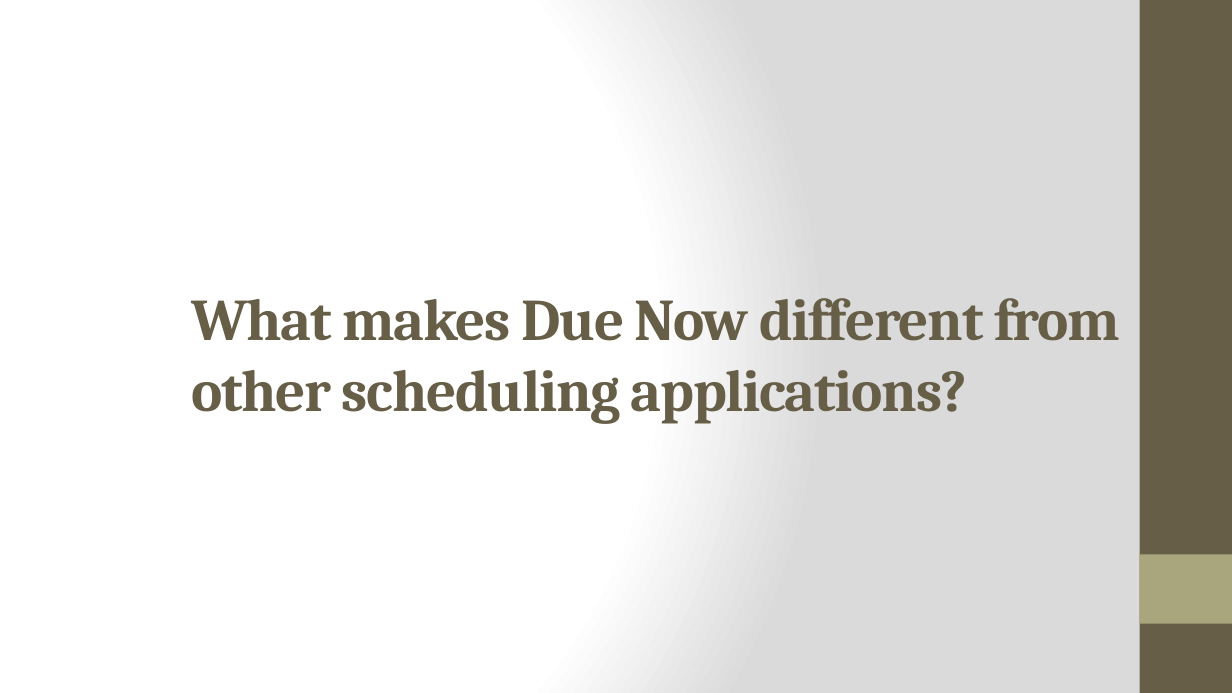
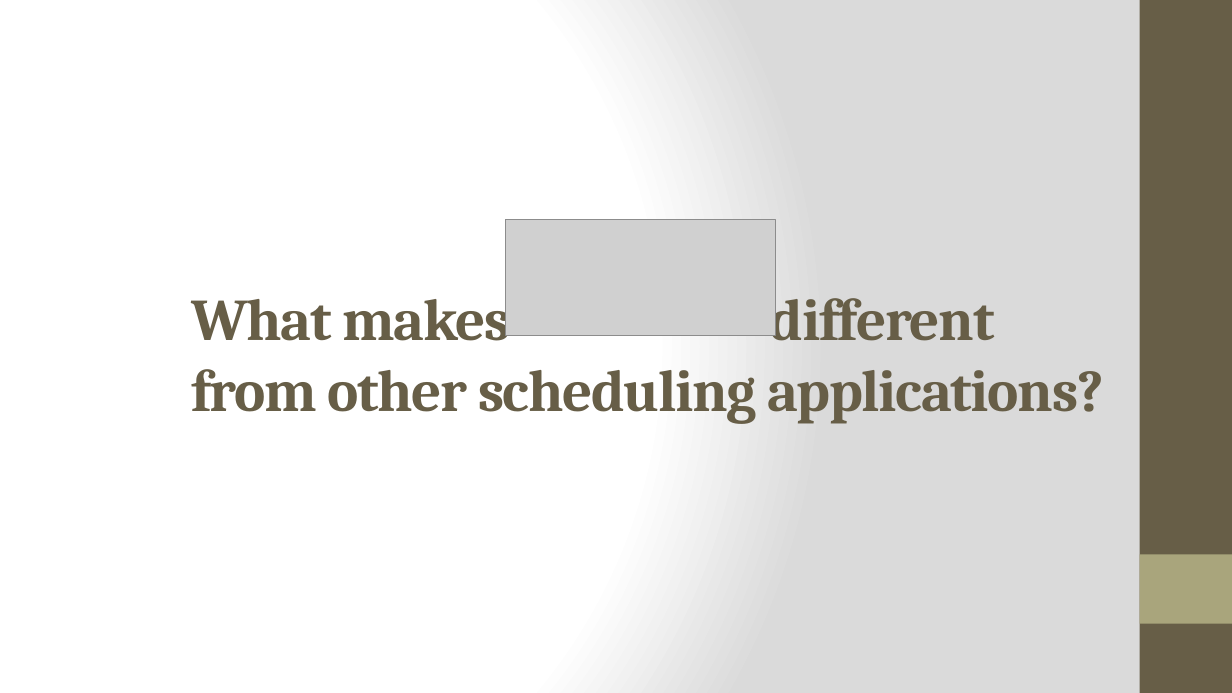
Before and after one commit to compsat/bh2016-iceps, a slide deck: slide 8 of Due Now Presentation.pptx (slide 9 before the commit). Drawn at 1232x693 pixels with LibreOffice and Linux fonts; fonts in the diff are those of the drawing; grey boxes stand for pictures. Boxes give left, top, right and bottom in pixels: in the first picture for what was removed or moved away, otherwise in the second. Text is boxed around its words. In the diff, an @@ line names an element or a change of style, - is before the commit and + after.

```diff
--- a/Due Now Presentation.pptx
+++ b/Due Now Presentation.pptx
@@ picture added at (506,219,775,335) @@
@@ title at (191,286,1104,424): text changed @@
-What makes Due Now different from other scheduling applications?
+What makes different from other scheduling applications?
```
Also in this commit, not shown: 8 other slides changed, 1 slide removed.
